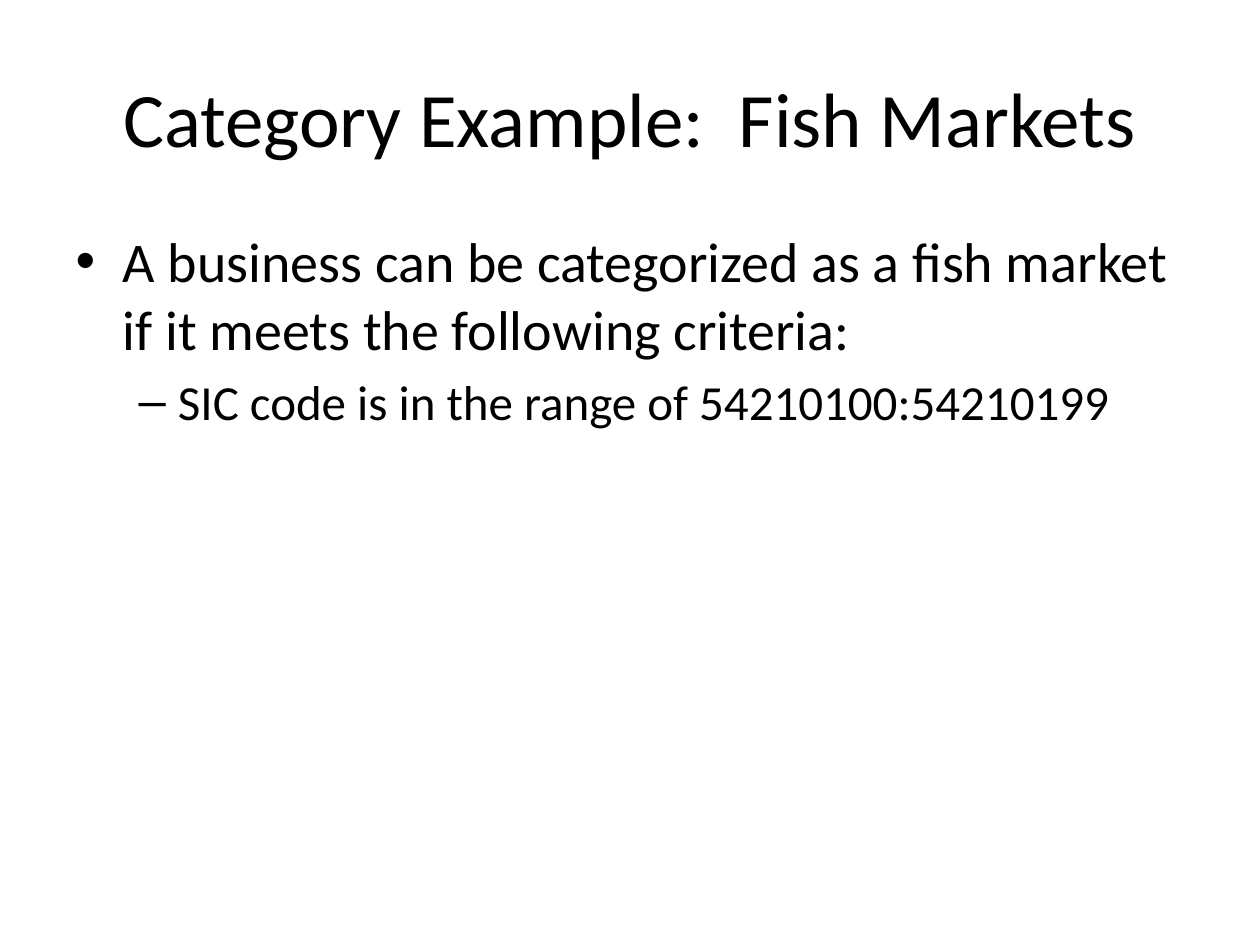
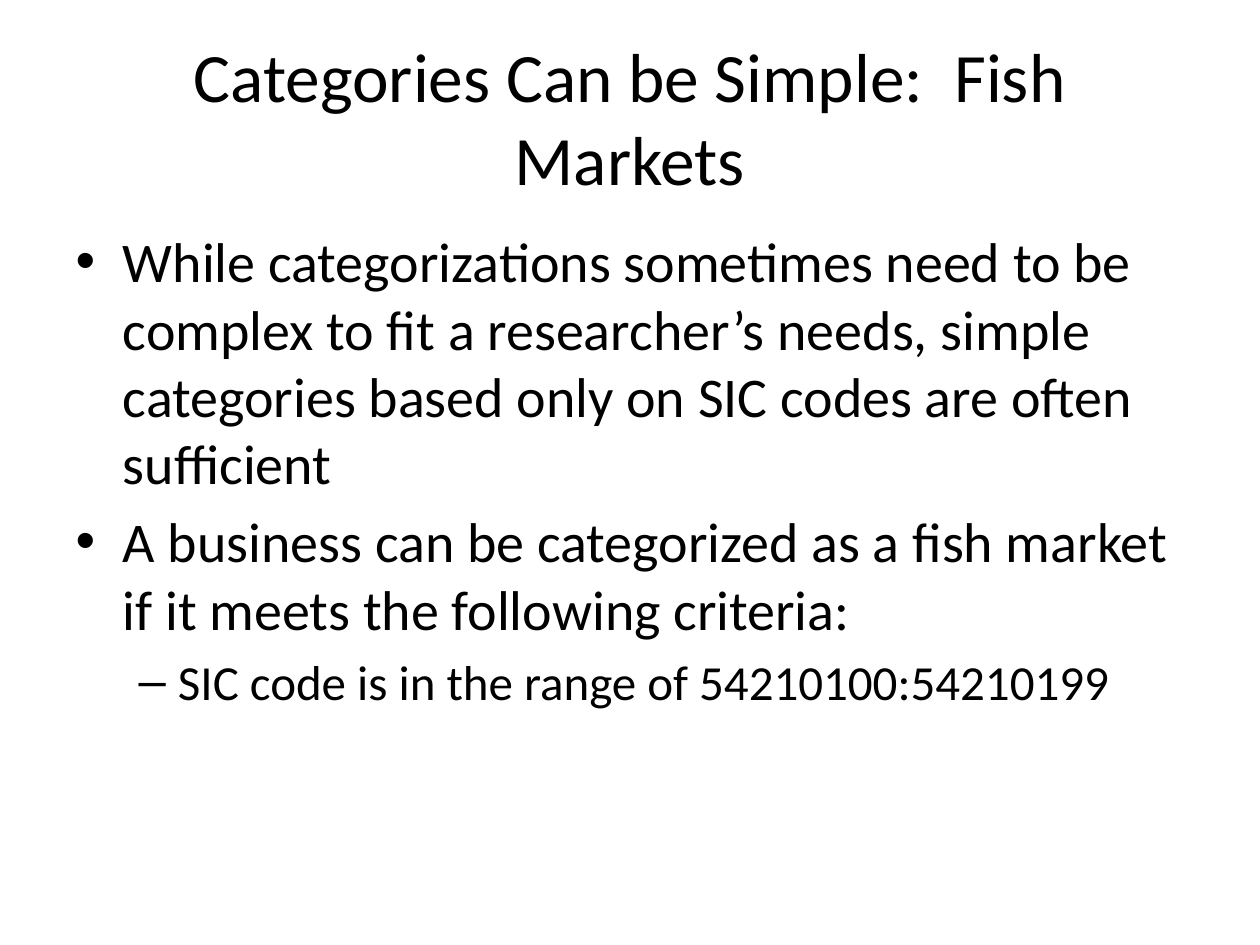
Before and after one commit to RECVD/nets_wrangle, a slide deck: slide 11 of How to Create Your Own NETS Classification Category.pptx (slide 4 before the commit). Drawn at 1260x945 pixels with LibreOffice and Linux fonts; fonts in the diff are those of the drawing. Boxes give left, top, right and bottom in pixels: in the first picture for what was removed or moved away, otherwise in the second. Text is boxed around its words. In the diff, an @@ line names an element or a change of style, - is before the commit and + after.

Commit message:
powerpoint detailing category design

```diff
--- a/How to Create Your Own NETS Classification Category.pptx
+++ b/How to Create Your Own NETS Classification Category.pptx
@@ title at (194,54,1065,186): text changed; size 44 to 39.6 pt @@
-Category Example: Fish Markets
+Categories Can be Simple: Fish Markets
@@ text at (123,243,1132,485): paragraph added @@
+• While categorizations sometimes need to be complex to fit a researcher’s needs, simple categories based only on SIC codes are often sufficient
```
Also in this commit, not shown: 6 other slides changed, 4 slides added, 5 slides removed.
